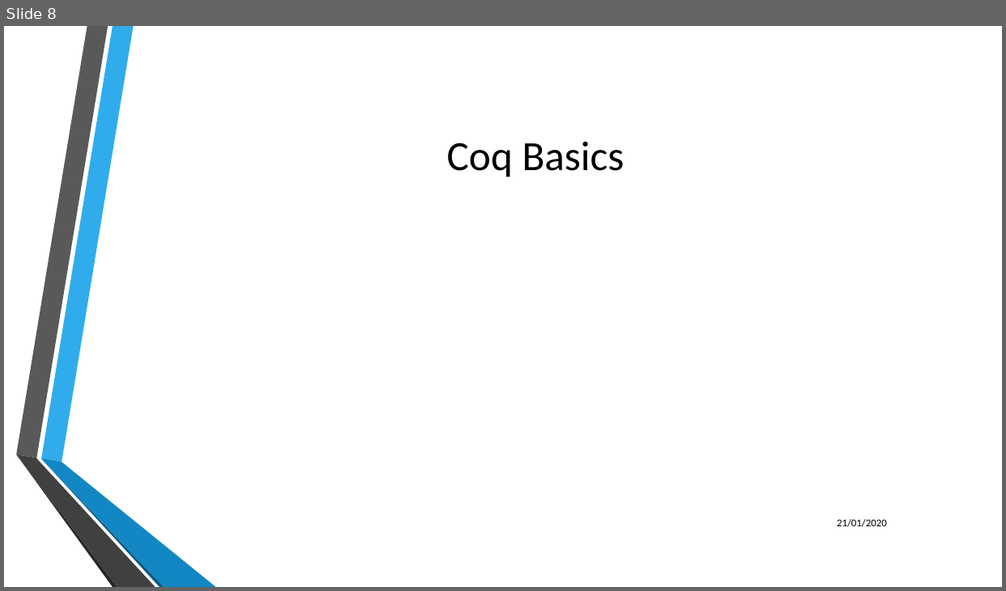
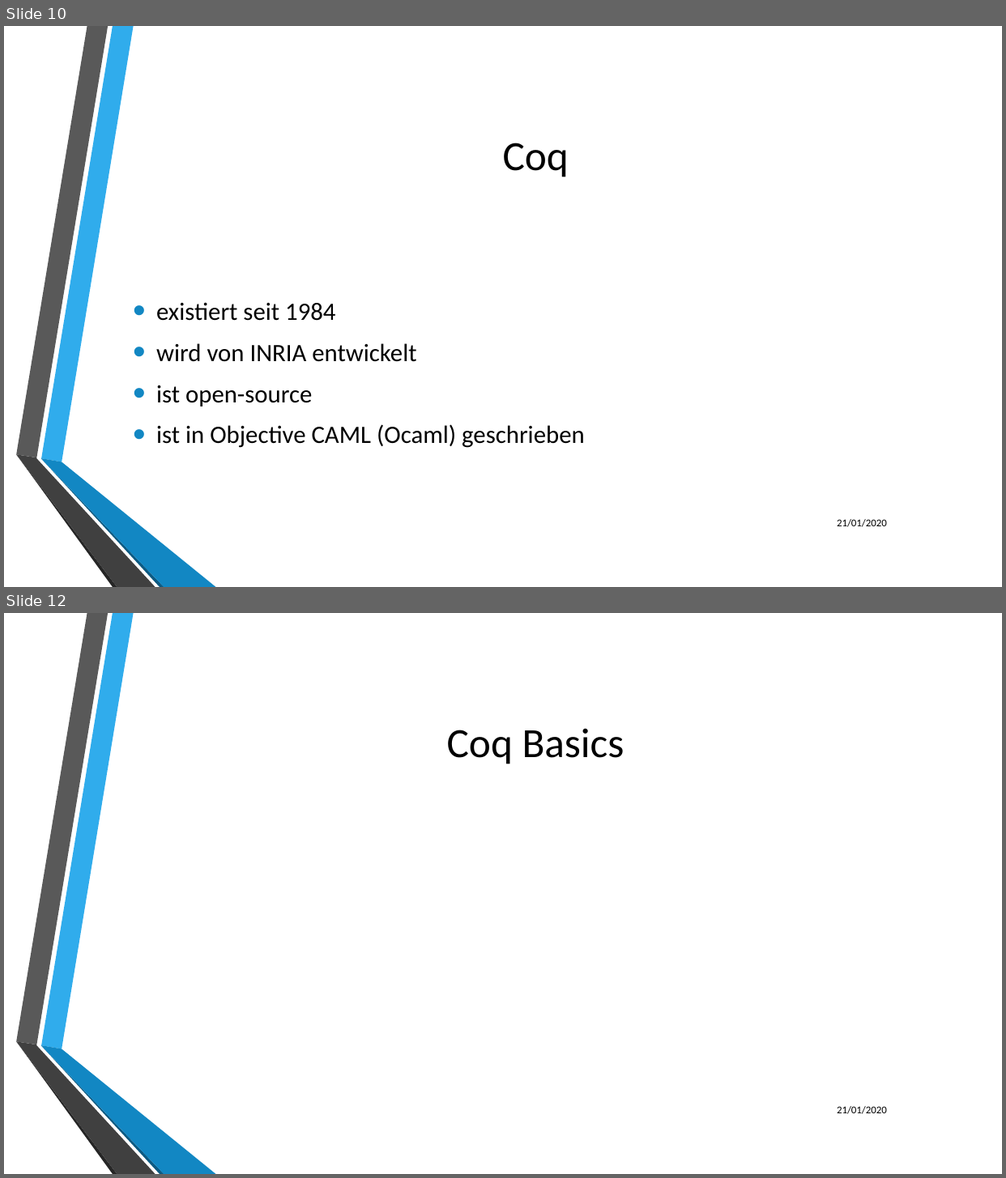
Before and after one commit to LukasKiederle/seminar-coq, a slide deck: final-presentation.pptx. Shown one above the other, each under a label of ours: slide 8 before the commit, slides 10 and 12 after it; the slides between them are not shown. The pictures are 1006x591 and 1006x1178 pixels, drawn with LibreOffice and Linux fonts; fonts in the diff are those of the drawing; background and template pictures are left out. Boxes give left, top, right and bottom in pixels: in the first picture for what was removed or moved away, otherwise in the second. Text is boxed around its words. In the diff, an @@ line names an element or a change of style, - is before the commit and + after.

```diff
--- a/final-presentation.pptx
+++ b/final-presentation.pptx
@@ slide 10 added at (x1=4, y1=26, x2=1002, y2=587), background picture (left out); not listed: 6 template elements that a slide beside it also shows @@
@@ title added at (x1=503, y1=143, x2=569, y2=177), 40 pt, text #000000 @@
+Coq
@@ text added at (x1=156, y1=302, x2=585, y2=448), 24 pt, text #000000 @@
+• existiert seit 1984
+• wird von INRIA entwickelt
+• ist open-source
+• ist in Objective CAML (Ocaml) geschrieben
@@ text added at (x1=837, y1=519, x2=887, y2=527), 10 pt, text #000000 @@
+21/01/2020
@@ what was slide 8 is now slide 12 @@
```
Also in this commit, not shown: 1 slide changed, 2 other slides added, 2 other files.
